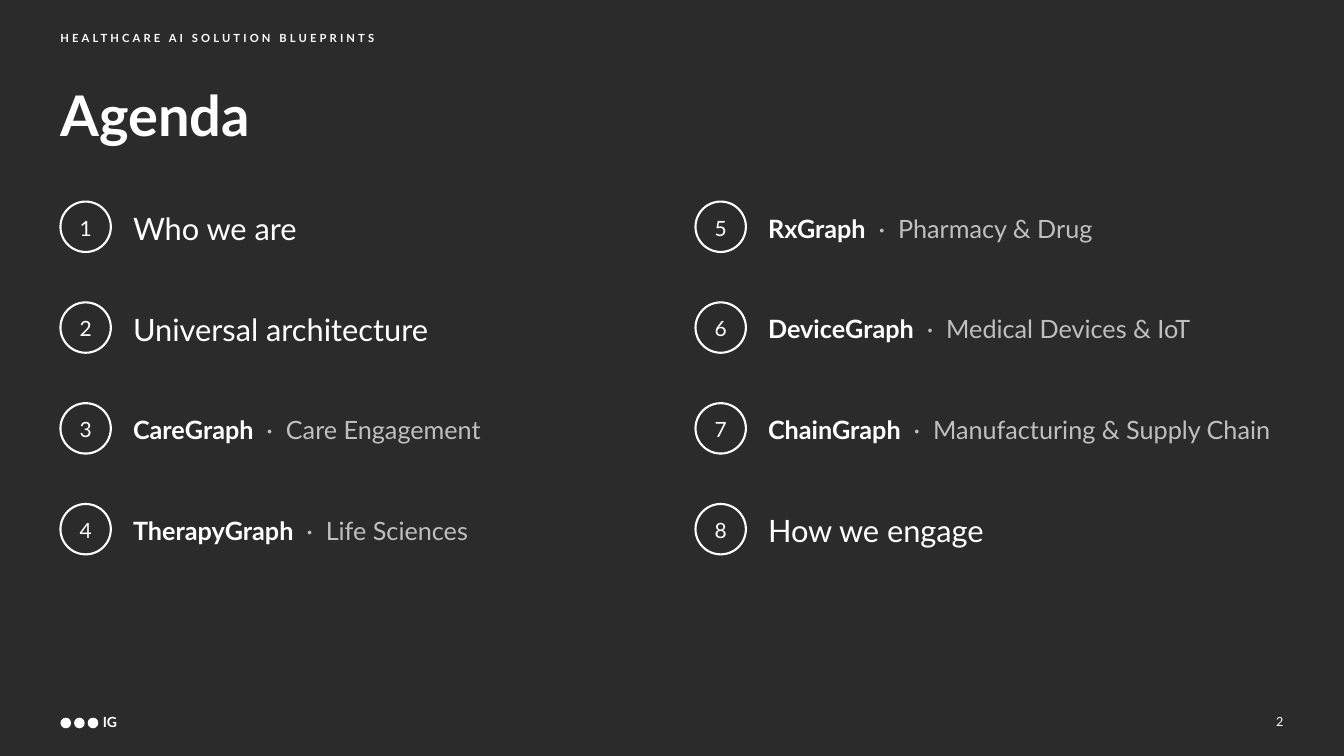
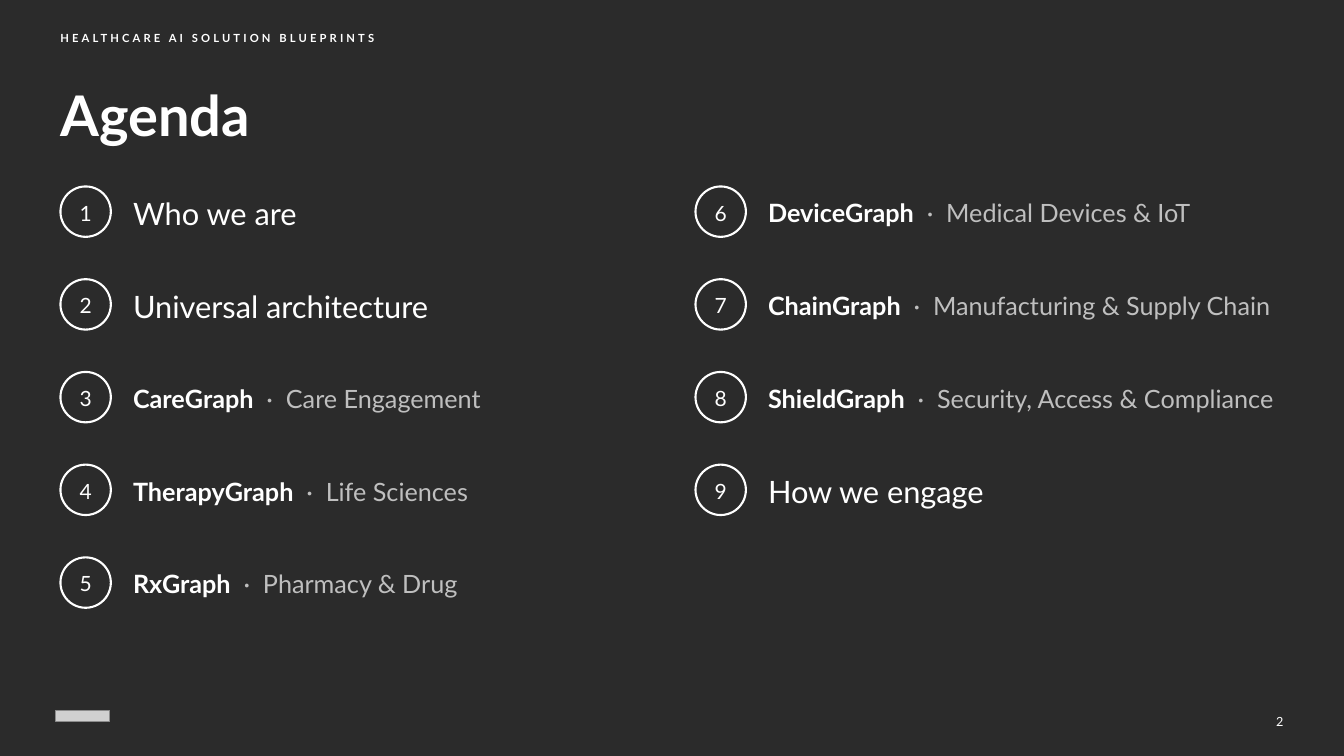
Before and after one commit to chintasurya/HealthcareCasestudies, a slide deck: slide 2 of deck/IG_Healthcare_AI_Solution_Blueprints.pptx. Drawn at 1344x756 pixels with LibreOffice and Linux fonts; fonts in the diff are those of the drawing; grey boxes stand for pictures; background and template pictures are left out; a plain dark background stands for a picture behind light text. Boxes give left, top, right and bottom in pixels: in the first picture for what was removed or moved away, otherwise in the second. Text is boxed around its words. In the diff, an @@ line names an element or a change of style, - is before the commit and + after.

```diff
--- a/deck/IG_Healthcare_AI_Solution_Blueprints.pptx
+++ b/deck/IG_Healthcare_AI_Solution_Blueprints.pptx
@@ 2 texts, 2 ellipses: place and size @@
-2 texts, 2 ellipses at [60,202,746,252]
+2 texts, 2 ellipses at [60,187,746,237]
@@ text "6": place and size @@
-text "6" at [715,321,727,336]
+text "6" at [715,206,727,221]
@@ text "DeviceGraph · Medical Devices & ...": place and size @@
-text "DeviceGraph · Medical Devices & ..." at [768,319,1190,343]
+text "DeviceGraph · Medical Devices & ..." at [768,203,1190,227]
@@ 2 texts, 2 ellipses: place and size @@
-2 texts, 2 ellipses at [60,302,746,353]
+2 texts, 2 ellipses at [60,279,746,330]
@@ text "7": place and size @@
-text "7" at [715,422,727,437]
+text "7" at [715,298,727,313]
@@ text "ChainGraph · Manufacturing & Supply ...": place and size @@
-text "ChainGraph · Manufacturing & Supply ..." at [768,420,1270,444]
+text "ChainGraph · Manufacturing & Supply ..." at [768,296,1270,320]
@@ 2 texts, 2 ellipses: place and size @@
-2 texts, 2 ellipses at [60,403,746,454]
+2 texts, 2 ellipses at [60,372,746,422]
@@ text "8": place and size @@
-text "8" at [715,522,727,538]
+text "8" at [715,390,727,406]
@@ text added at [768,389,1273,413], 18 pt, text #BFBFBF @@
+ShieldGraph · Security, Access & Compliance
@@ 3 texts, 2 ellipses: place and size @@
-3 texts, 2 ellipses at [60,504,984,555]
+3 texts, 2 ellipses at [60,465,984,515]
@@ text added at [715,484,727,499], 15 pt, text #FFFFFF @@
+9
@@ text "5": place and size @@
-text "5" at [715,221,727,236]
+text "5" at [80,576,92,591]
@@ ellipse added at [60,558,111,608], outline #FFFFFF 1.5 pt @@
@@ text "RxGraph · Pharmacy & Drug": place and size @@
-text "RxGraph · Pharmacy & Drug" at [768,219,1092,242]
+text "RxGraph · Pharmacy & Drug" at [133,574,457,598]
@@ picture added at [55,711,110,722] @@
@@ ellipse removed at [60,718,71,728] @@
@@ ellipse removed at [74,718,84,728] @@
@@ ellipse removed at [88,718,98,728] @@
@@ text removed at [103,716,117,727] @@
-IG
```
Also in this commit, not shown: 21 other slides changed, 9 slides added, 4 other files.
